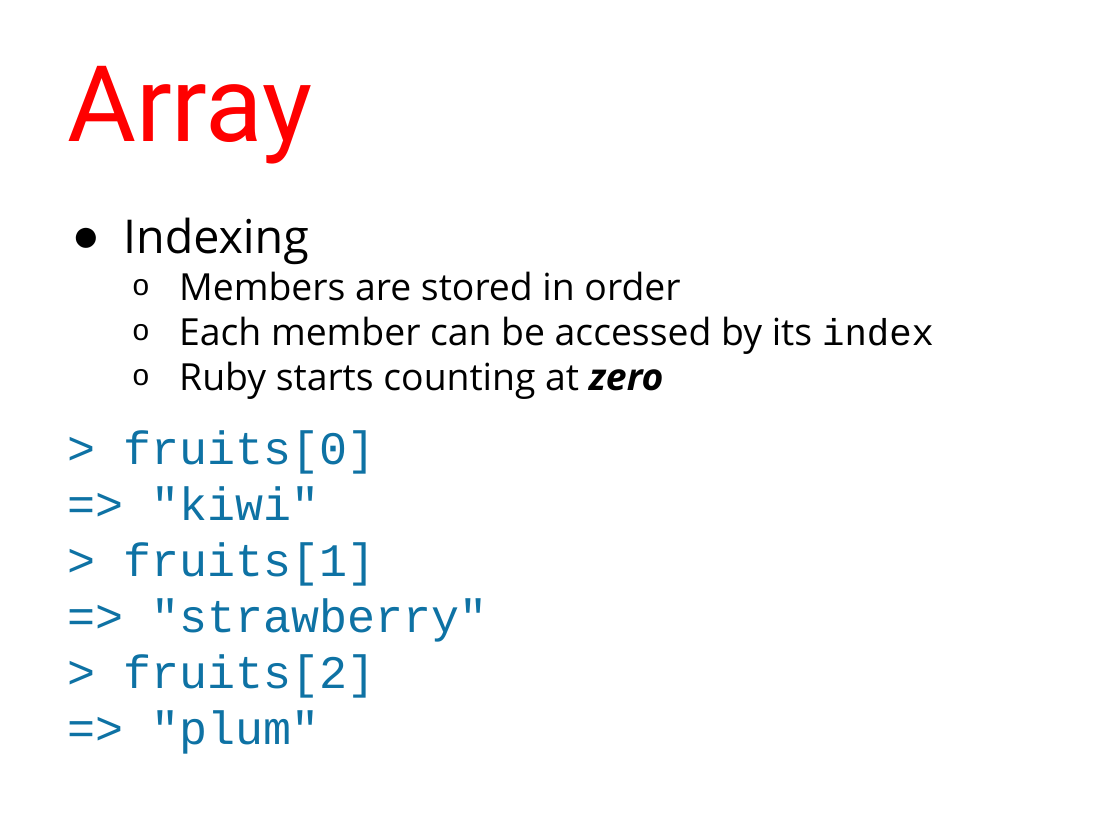
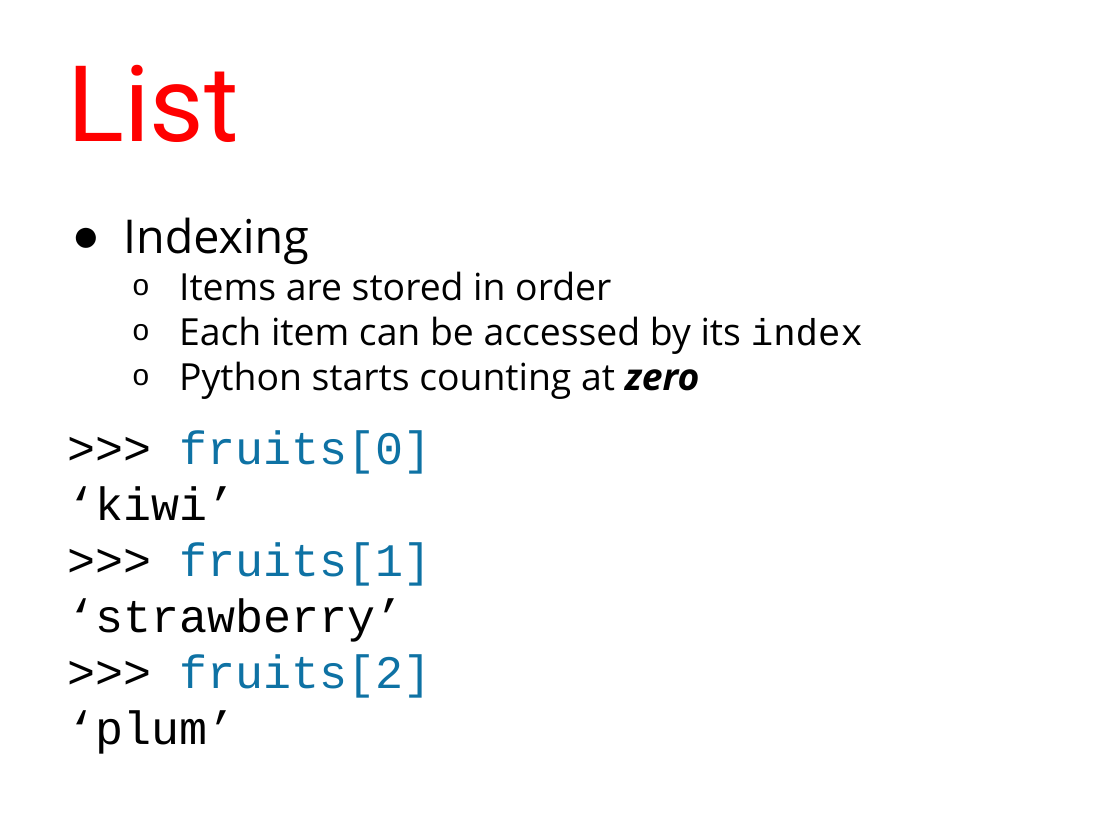
Before and after one commit to humanitiesprogramming/slides, a slide deck: slide 51 of 2017/python/B Done - ish/Python Programming Concepts I.pptx. Drawn at 1120x840 pixels with LibreOffice and Linux fonts; fonts in the diff are those of the drawing. Boxes give left, top, right and bottom in pixels: in the first picture for what was removed or moved away, otherwise in the second. Text is boxed around its words. In the diff, an @@ line names an element or a change of style, - is before the commit and + after.

Commit message:
First round converting Ruby slides to Python.

```diff
--- a/2017/python/B Done - ish/Python Programming Concepts I.pptx
+++ b/2017/python/B Done - ish/Python Programming Concepts I.pptx
@@ title at (x1=67, y1=64, x2=239, y2=142): text changed @@
-Array
+List
@@ text at (x1=67, y1=271, x2=863, y2=754): text changed @@
-  o Members are stored in order
-  o Each member can be accessed by its index
-  o Ruby starts counting at zero
-> fruits[0]
-=> "kiwi"
-> fruits[1]
-=> "strawberry"
-> fruits[2]
-=> "plum"
+  o Items are stored in order
+  o Each item can be accessed by its index
+  o Python starts counting at zero
+>>> fruits[0]
+‘kiwi’
+>>> fruits[1]
+‘strawberry’
+>>> fruits[2]
+‘plum’
```
Also in this commit, not shown: 38 other slides changed.
